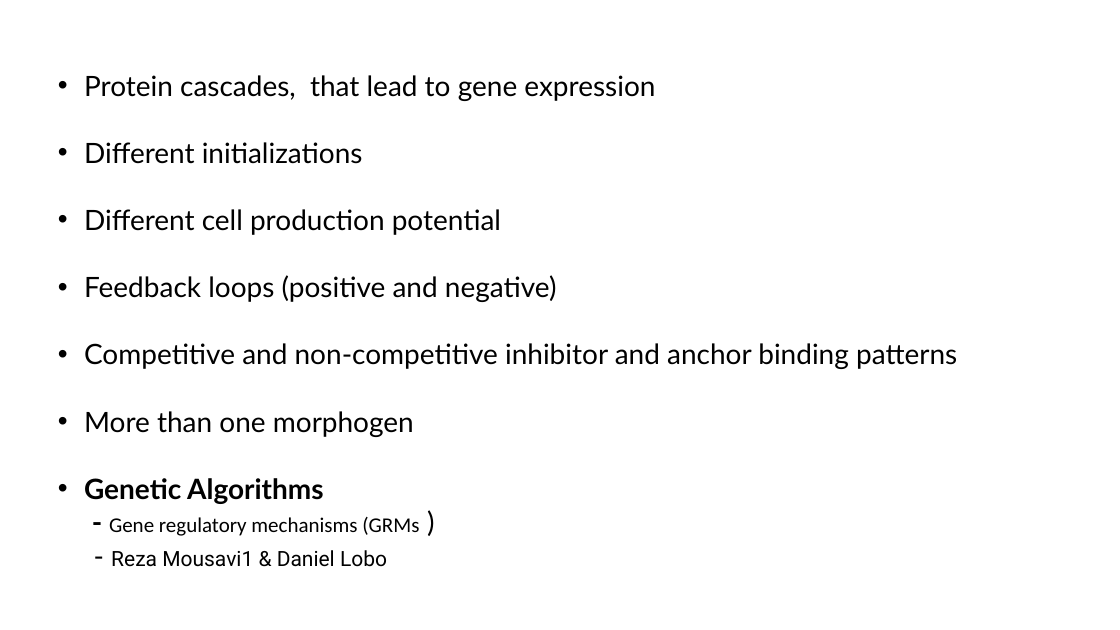
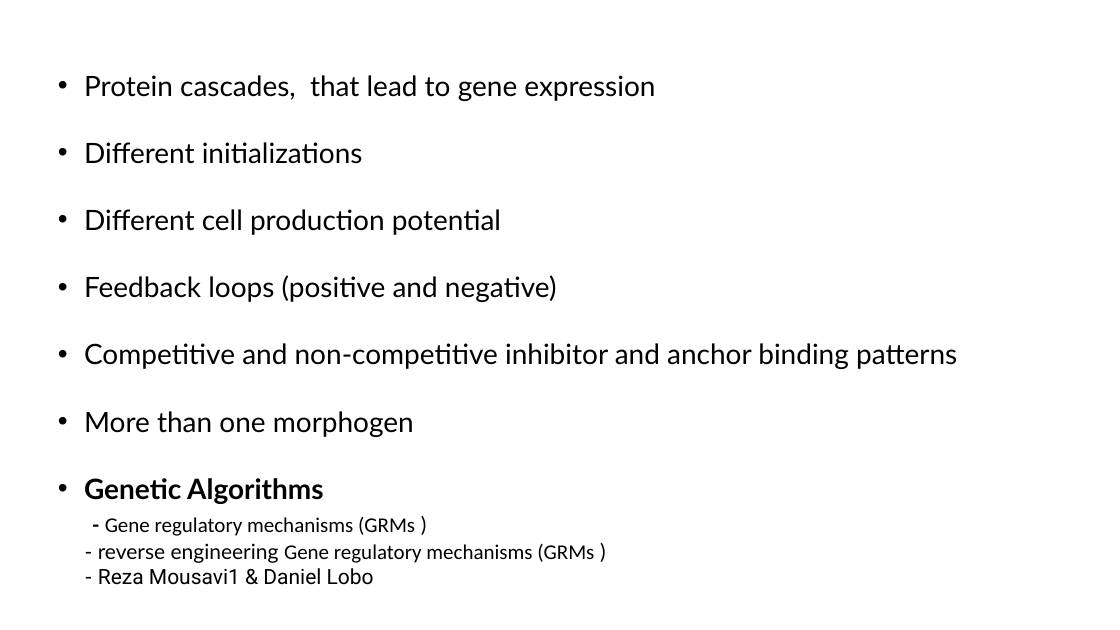
Before and after one commit to LoqmanSamani/grn-designer, a slide deck: slide 7 of sim_system.pptx. Drawn at 1120x630 pixels with LibreOffice and Linux fonts; fonts in the diff are those of the drawing. Boxes give left, top, right and bottom in pixels: in the first picture for what was removed or moved away, otherwise in the second. Text is boxed around its words. In the diff, an @@ line names an element or a change of style, - is before the commit and + after.

```diff
--- a/sim_system.pptx
+++ b/sim_system.pptx
@@ text at (x1=98, y1=517, x2=415, y2=585): size 24 to 18 pt in "- )", "-" @@
@@ text at (x1=98, y1=543, x2=594, y2=563): paragraph added @@
+- reverse engineering Gene regulatory mechanisms (GRMs )
```
